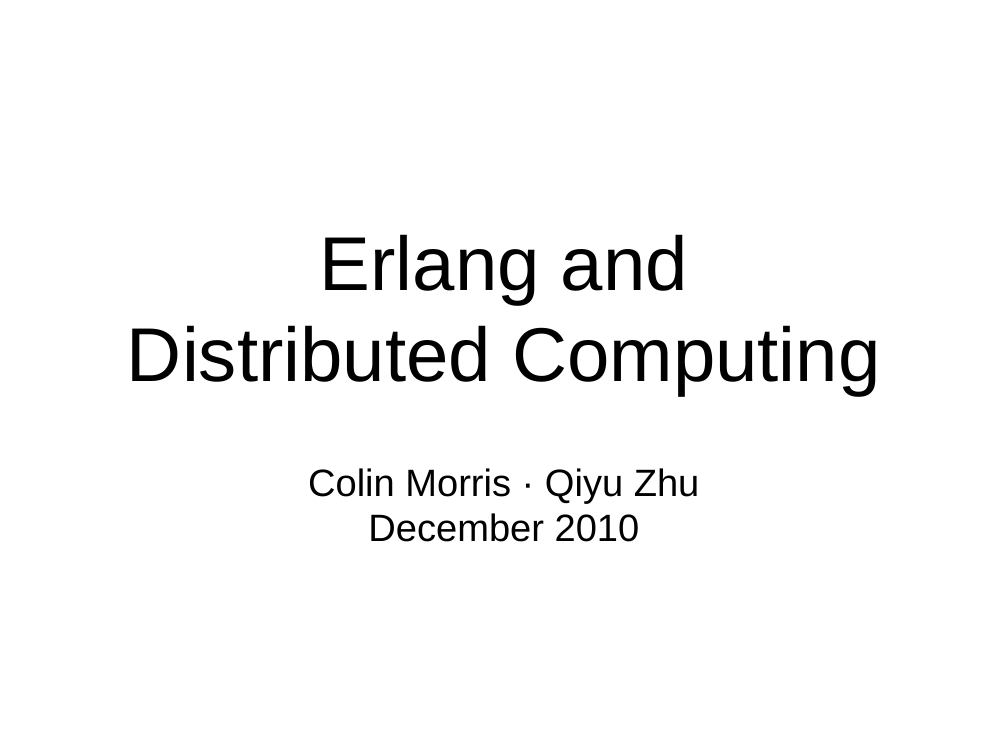
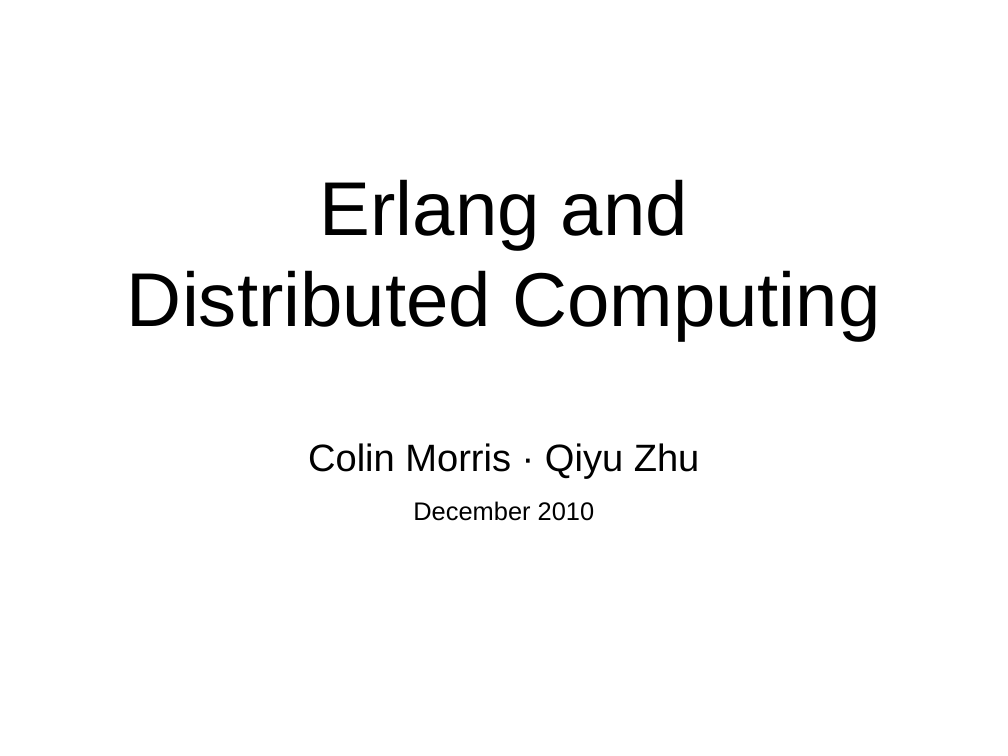
Before and after one commit to FractalDesigns/cowichan-1, a slide deck: slide 1 of miscellaneous/2010-12/slides.odp. Drawn at 1008x756 pixels with LibreOffice and Linux fonts; fonts in the diff are those of the drawing; background and template pictures are left out. Boxes give left, top, right and bottom in pixels: in the first picture for what was removed or moved away, otherwise in the second. Text is boxed around its words. In the diff, an @@ line names an element or a change of style, - is before the commit and + after.

```diff
--- a/miscellaneous/2010-12/slides.odp
+++ b/miscellaneous/2010-12/slides.odp
@@ subtitle "Erlang and Distributed Computing": place and size @@
-subtitle "Erlang and Distributed Computing" at bbox=[127, 234, 880, 542]
+subtitle "Erlang and Distributed Computing" at bbox=[127, 179, 880, 521]
@@ subtitle at bbox=[413, 501, 595, 521]: size 30 to 20 pt in "December 2010" @@
```
Also in this commit, not shown: 7 other slides changed, 4 slides added.
